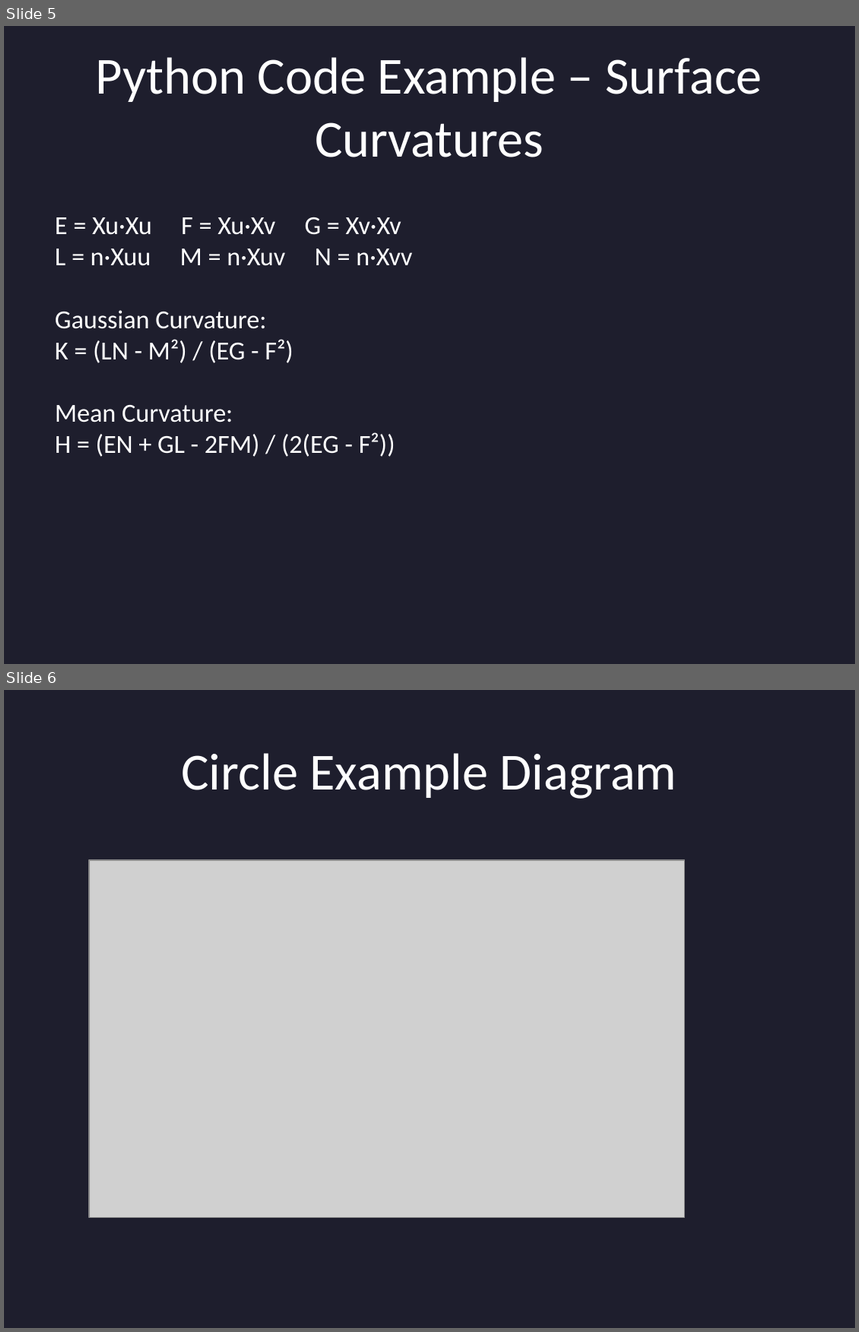
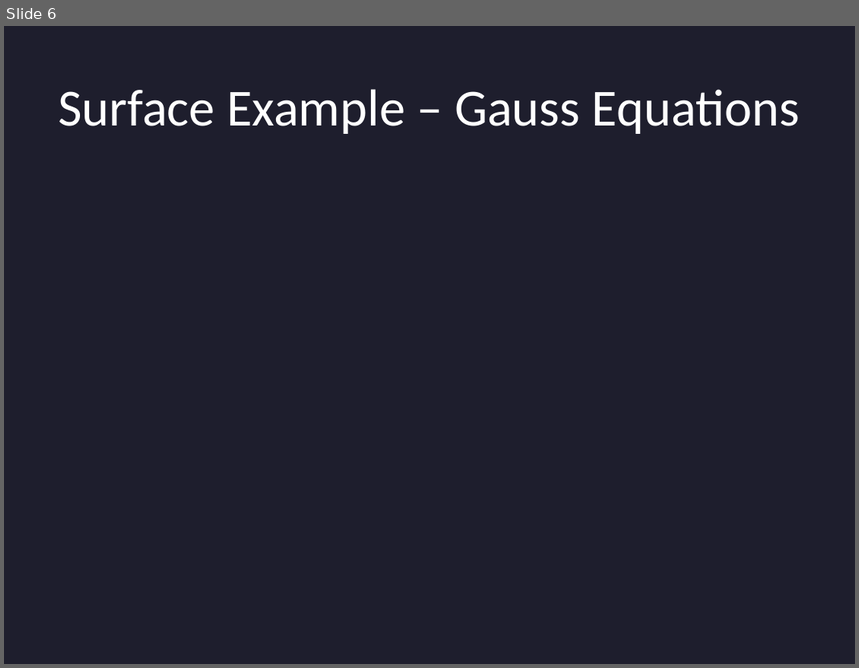
Before and after one commit to Ashwin-180803/MATH348-Project, a slide deck: Final_Curves_and_Surfaces_FullEdition.pptx. Shown one above the other, each under a label of ours: slides 5 and 6 before the commit, slide 6 after it. The pictures are 859x1332 and 859x668 pixels, drawn with LibreOffice and Linux fonts; fonts in the diff are those of the drawing; grey boxes stand for pictures. Boxes give left, top, right and bottom in pixels: in the first picture for what was removed or moved away, otherwise in the second. Text is boxed around its words. In the diff, an @@ line names an element or a change of style, - is before the commit and + after.

```diff
--- a/Final_Curves_and_Surfaces_FullEdition.pptx
+++ b/Final_Curves_and_Surfaces_FullEdition.pptx
@@ slide 6 removed at (4, 690, 855, 1328), background #1E1E2D @@
@@ title removed at (181, 753, 677, 799) @@
-Circle Example Diagram
@@ picture removed at (89, 860, 685, 1217) @@
@@ what was slide 5 is now slide 6 @@
@@ slide 6 changed as well @@
@@ title at (58, 89, 800, 134): text changed @@
-Python Code Example – Surface Curvatures
+Surface Example – Gauss Equations
@@ text removed at (55, 218, 412, 457) @@
-E = Xu·Xu F = Xu·Xv G = Xv·Xv
-L = n·Xuu M = n·Xuv N = n·Xvv
-Gaussian Curvature:
-K = (LN - M²) / (EG - F²)
-Mean Curvature:
-H = (EN + GL - 2FM) / (2(EG - F²))
```
Also in this commit, not shown: 5 other slides changed, 1 slide added, 11 other slides removed, 3 other files.
